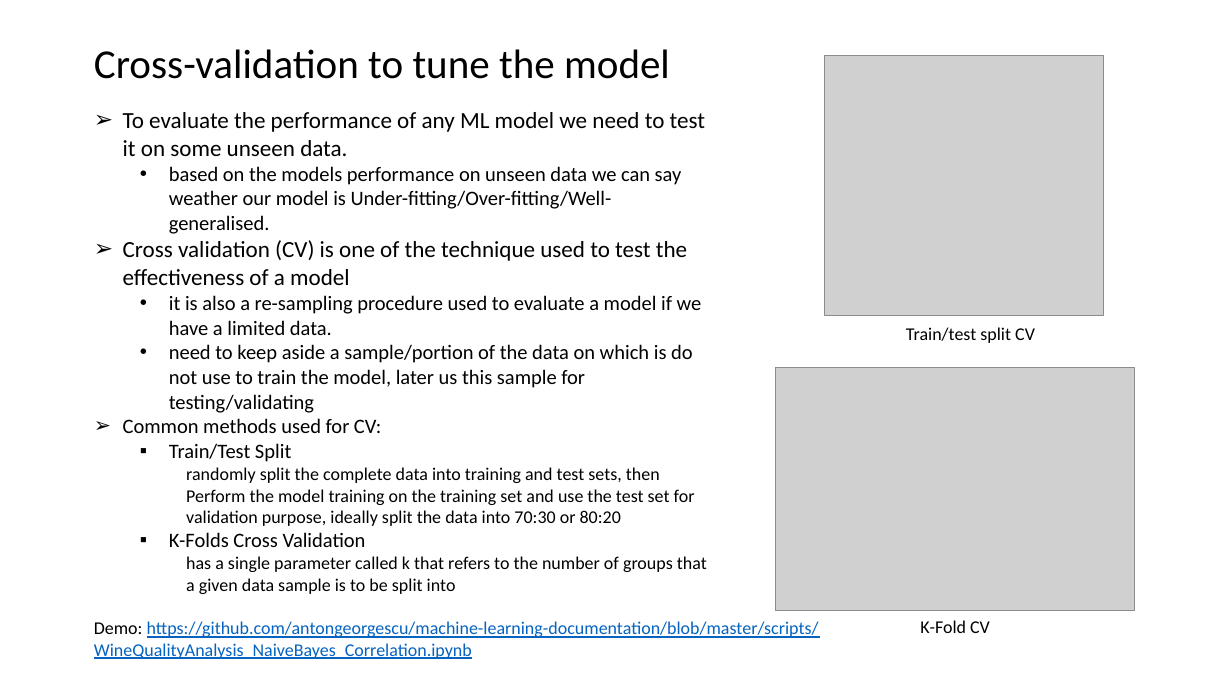
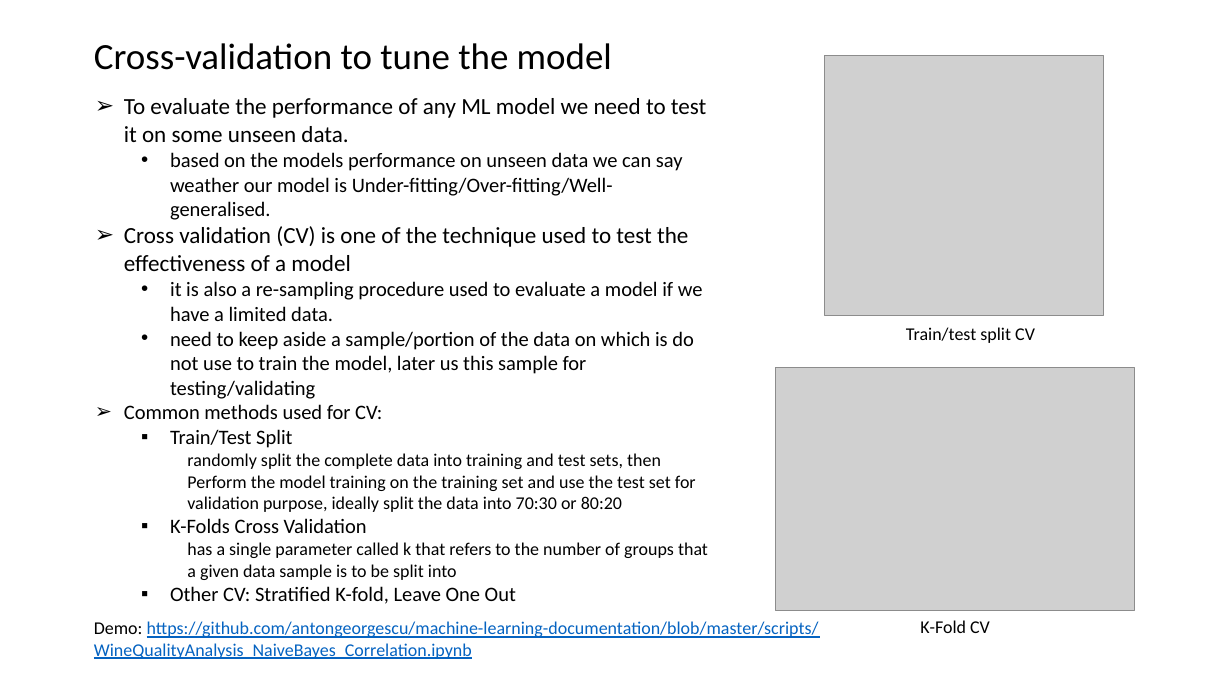
Before and after one commit to antongeorgescu/machine-learning-documentation, a slide deck: slide 11 of Algorithm and data vs performance and accuracy - Presentation.pptx. Drawn at 1232x693 pixels with LibreOffice and Linux fonts; fonts in the diff are those of the drawing; grey boxes stand for pictures. Boxes give left, top, right and bottom in pixels: in the first picture for what was removed or moved away, otherwise in the second. Text is boxed around its words. In the diff, an @@ line names an element or a change of style, - is before the commit and + after.

```diff
--- a/Algorithm and data vs performance and accuracy - Presentation.pptx
+++ b/Algorithm and data vs performance and accuracy - Presentation.pptx
@@ title "Cross-validation to tune the model" at bbox=[94, 43, 612, 70]: size 32 to 28.8 pt @@
@@ text "To evaluate the performance of ...": place and size @@
-text "To evaluate the performance of ..." at bbox=[123, 112, 707, 594]
+text "To evaluate the performance of ..." at bbox=[124, 98, 708, 604]
@@ text at bbox=[170, 586, 516, 604]: paragraph added @@
+  ▪ Other CV: Stratified K-fold, Leave One Out
```
Also in this commit, not shown: 3 other slides changed.
